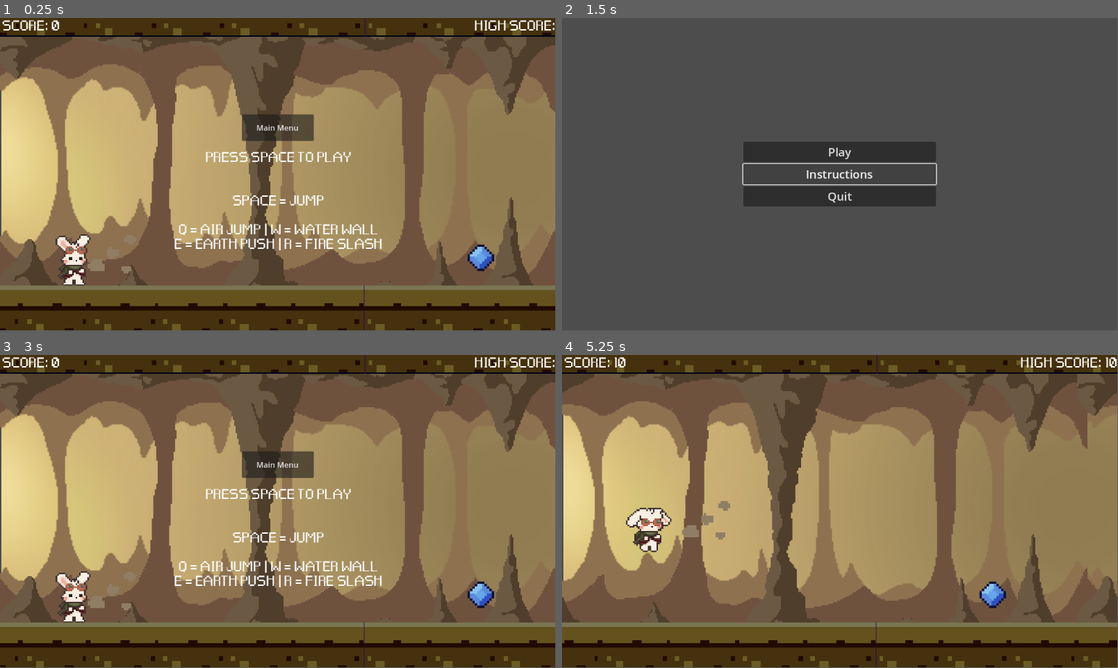
Above: before the commit, frames 1-4 (two rows, left to right).
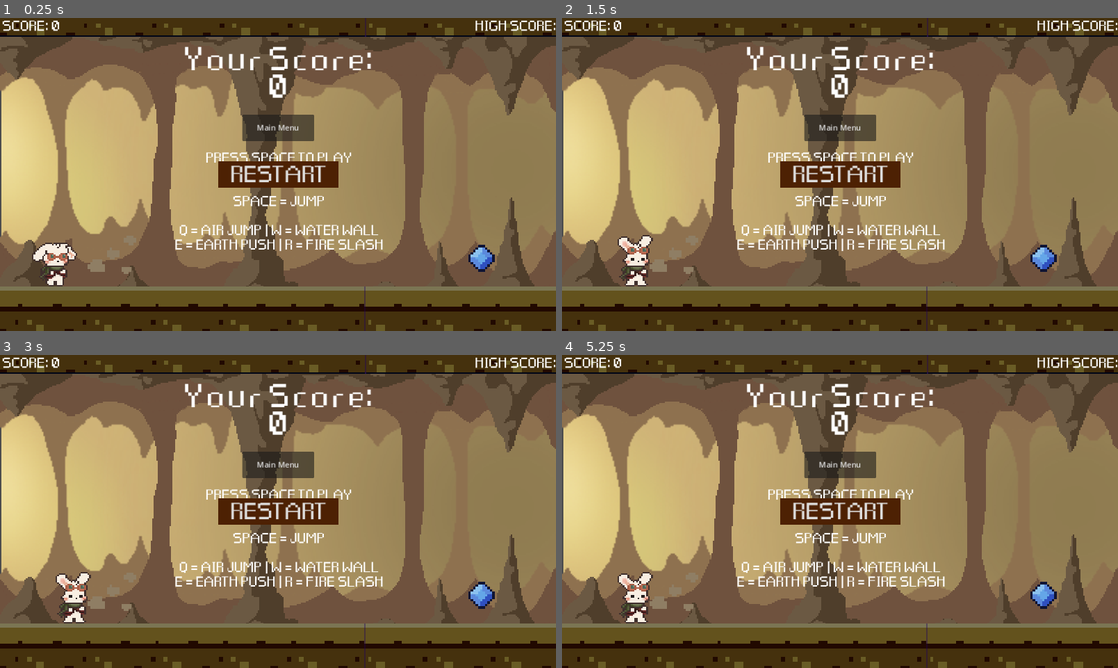
Above: after the commit, the same moments.

Repository: maryandrearv/the-elemental-path
Game: Godot game, scene res://scenes/main.tscn
Two runs of this game, one before a commit and one after it. Both use one fixed random seed, a clock stepped at 60 frames per second and the inputs below.
Inputs (mouse positions are in pixels of both pictures, inside the frame that each line leads up to):
- Up to frame 1 (0.25 s): no input
- Up to frame 2 (1.5 s): click (840, 127) at 0.5 s, where only the run before the commit has a clickable "Main Menu"; click (840, 174) at 1.25 s, where only the run after the commit has a clickable "RESTART"
- Up to frame 3 (3 s): click (278, 511) at 2 s, where only the run before the commit has a clickable "Instructions"; click (278, 489) at 2.75 s, where only the run before the commit has a clickable "Play"
- Up to frame 4 (5.25 s): click (840, 511) at 3.5 s, where only the run after the commit has a clickable "RESTART"; click (840, 511) at 4.25 s, where only the run after the commit has a clickable "RESTART"; tap Space at 5 s; hold Q (air) from 5.03 s (still down)
In our replay, the window is 799x449 before the commit and 800x450 after it. These sizes can differ from the game's own. Grey fills any space a smaller window leaves; there, only what the larger window draws over its background counts as a difference.

The runs differ from the first frame. In frame 1, 8.2% of the frame differs, in the area x 0-100%, y 0-100%; in frame 2, 99%; in frame 3, 7.3%; in frame 4, 41%.

Commit message:
added new menu page, game over sound effect, full screen scaling

Diff:
--- /dev/null
+++ b/runner/Tutorial.tscn
@@ -0,0 +1,21 @@
+[gd_scene load_steps=7 format=3 uid="uid://coalcw42gp1vj"]
+
+[ext_resource type="PackedScene" uid="uid://dxl3r78agmayq" path="res://scenes/background_music.tscn" id="1_im0xc"]
+[ext_resource type="Script" path="res://scenes/tutorial_scenes/tutorial.gd" id="1_yu8k2"]
+[ext_resource type="PackedScene" uid="uid://dho4c5ai7sf5c" path="res://scenes/background.tscn" id="2_5ohd4"]
+[ext_resource type="PackedScene" uid="uid://b4p11np75v5y1" path="res://scenes/ground.tscn" id="3_xkg1a"]
+[ext_resource type="PackedScene" uid="uid://l5lkp5yy3b20" path="res://scenes/Echo.tscn" id="4_br4bs"]
+[ext_resource type="Script" path="res://scenes/tutorial_scenes/tutorialecho.gd" id="5_i1o60"]
+
+[node name="Tutorial" type="Node2D"]
+script = ExtResource("1_yu8k2")
+
+[node name="BackgroundMusic" parent="." instance=ExtResource("1_im0xc")]
+
+[node name="background" parent="." instance=ExtResource("2_5ohd4")]
+
+[node name="TutorialEcho" parent="." instance=ExtResource("4_br4bs")]
+position = Vector2(130, 16)
+script = ExtResource("5_i1o60")
+
+[node name="StaticBody2D" parent="." instance=ExtResource("3_xkg1a")]
--- a/runner/main.gd
+++ b/runner/main.gd
@@ -1,6 +1,7 @@
 extends Node2D
 @onready var fire_animation: AnimatedSprite2D = $Fire
 @onready var vine_area: StaticBody2D = $Vine
+@onready var game_over_sound = $GameOverSound
 
 # preload obstacle scenes
 var rock_scene = preload("res://scenes/rock.tscn")
@@ -129,6 +130,7 @@
 
 # game over function that pauses game, shows scores, and allows you to restart
 func game_over():
+
 	check_high_score()
 	#reset hud and gameover screen
 	# Calculate the visible area based on the camera position
@@ -143,7 +145,7 @@
 			$GameOver.get_node("ScoreTitle").show()
 			$GameOver.get_node("ScoreCount").show()
 			$GameOver.get_node("ScoreCount").text = str(score / SCORE_MODIFIER)
-
+			game_over_sound.play()
 			print("game over")
 
 func generate_obs():
--- a/runner/project.godot
+++ b/runner/project.godot
@@ -26,7 +26,12 @@
 
 [display]
 
+window/stretch/mode="canvas_items"
 window/stretch/aspect="expand"
+
+[editor]
+
+movie_writer/movie_file="/Users/lyinmya/Desktop/School/GameProtoype/runner/scenes/tutorial_scenes/tutorial.avi"
 
 [input]
 
--- a/runner/scenes/Echo.tscn
+++ b/runner/scenes/Echo.tscn
@@ -261,7 +261,7 @@
 scale = Vector2(3.48953, 3.16)
 sprite_frames = SubResource("SpriteFrames_k886e")
 animation = &"jump"
-frame_progress = 0.335837
+frame_progress = 0.234541
 
 [node name="RunCol" type="CollisionShape2D" parent="."]
 position = Vector2(-12.25, 40)
--- a/runner/scenes/main.tscn
+++ b/runner/scenes/main.tscn
@@ -8,6 +8,7 @@
 [ext_resource type="PackedScene" uid="uid://dt73sqj2tpqkv" path="res://scenes/game_over.tscn" id="6_ku17w"]
 [ext_resource type="PackedScene" uid="uid://dc1gmpof73xp3" path="res://scenes/bgmusic.tscn" id="7_6i6id"]
 [ext_resource type="PackedScene" uid="uid://cydxp5fep4nu3" path="res://scenes/gem_stone_item.tscn" id="8_pf4yw"]
+[ext_resource type="AudioStream" uid="uid://c4u7qw8wlx6uj" path="res://audio/videogame-death-sound-43894.mp3" id="9_rvuo5"]
 
 [node name="main" type="Node2D"]
 script = ExtResource("1_pxb6o")
@@ -16,7 +17,7 @@
 
 [node name="Ground" parent="." instance=ExtResource("3_r477m")]
 z_index = 1
-position = Vector2(-630, -534)
+position = Vector2(-623, -529)
 scale = Vector2(2, 2)
 collision_layer = 3
 collision_mask = 3
@@ -45,3 +46,6 @@
 
 [node name="GemStoneItem" parent="." instance=ExtResource("8_pf4yw")]
 position = Vector2(1000, 500)
+
+[node name="GameOverSound" type="AudioStreamPlayer" parent="."]
+stream = ExtResource("9_rvuo5")
--- a/runner/scenes/menu.tscn
+++ b/runner/scenes/menu.tscn
@@ -1,6 +1,14 @@
-[gd_scene load_steps=2 format=3 uid="uid://cgi6f0enoto3q"]
+[gd_scene load_steps=7 format=3 uid="uid://cgi6f0enoto3q"]
 
 [ext_resource type="Script" path="res://scenes/menu.gd" id="1_1xpv3"]
+[ext_resource type="Texture2D" uid="uid://cxr0katdm2gks" path="res://scenes/tutorial_scenes/The Elemental Path.png" id="2_ky0t1"]
+[ext_resource type="FontFile" uid="uid://q0ryafcer5ri" path="res://assets/fonts/Pixeled.ttf" id="3_n7hup"]
+
+[sub_resource type="StyleBoxEmpty" id="StyleBoxEmpty_6ukk0"]
+
+[sub_resource type="StyleBoxEmpty" id="StyleBoxEmpty_twtnu"]
+
+[sub_resource type="StyleBoxEmpty" id="StyleBoxEmpty_58s7w"]
 
 [node name="Menu" type="Control"]
 layout_mode = 3
@@ -25,17 +33,23 @@
 position = Vector2(579, 131)
 scale = Vector2(0.448795, 0.433994)
 
+[node name="TheElementalPath" type="Sprite2D" parent="CanvasLayer"]
+position = Vector2(576, 324)
+scale = Vector2(0.84041, 0.835938)
+texture = ExtResource("2_ky0t1")
+
 [node name="MarginContainer" type="MarginContainer" parent="."]
+texture_filter = 1
 layout_mode = 1
 anchors_preset = 8
 anchor_left = 0.5
 anchor_top = 0.5
 anchor_right = 0.5
 anchor_bottom = 0.5
-offset_left = -200.0
-offset_top = -200.0
-offset_right = 200.0
-offset_bottom = 200.0
+offset_left = -462.0
+offset_top = -164.0
+offset_right = -62.0
+offset_bottom = 150.0
 grow_horizontal = 2
 grow_vertical = 2
 
@@ -43,25 +57,46 @@
 layout_mode = 2
 size_flags_vertical = 4
 
-[node name="Play" type="Button" parent="MarginContainer/VBoxContainer"]
+[node name="Quit" type="Button" parent="."]
+modulate = Color(0.305882, 0.172549, 0.027451, 1)
 texture_filter = 1
 layout_mode = 2
+offset_left = 105.0
+offset_top = 363.0
+offset_right = 505.0
+offset_bottom = 431.0
+theme_override_fonts/font = ExtResource("3_n7hup")
 theme_override_font_sizes/font_size = 24
-text = "Play"
-
-[node name="Instructions" type="Button" parent="MarginContainer/VBoxContainer"]
-texture_filter = 1
-layout_mode = 2
-theme_override_font_sizes/font_size = 24
-text = "Instructions"
-
-[node name="Quit" type="Button" parent="MarginContainer/VBoxContainer"]
-texture_filter = 1
-layout_mode = 2
-theme_override_font_sizes/font_size = 24
+theme_override_styles/normal = SubResource("StyleBoxEmpty_6ukk0")
 text = "Quit
 "
 
-[connection signal="pressed" from="MarginContainer/VBoxContainer/Play" to="." method="_on_play_pressed"]
-[connection signal="pressed" from="MarginContainer/VBoxContainer/Instructions" to="." method="_on_instructions_pressed"]
-[connection signal="pressed" from="MarginContainer/VBoxContainer/Quit" to="." method="_on_quit_pressed"]
+[node name="Instructions" type="Button" parent="."]
+modulate = Color(0.305882, 0.172549, 0.027451, 1)
+texture_filter = 1
+layout_mode = 2
+offset_left = 106.0
+offset_top = 289.0
+offset_right = 506.0
+offset_bottom = 357.0
+theme_override_fonts/font = ExtResource("3_n7hup")
+theme_override_font_sizes/font_size = 24
+theme_override_styles/normal = SubResource("StyleBoxEmpty_twtnu")
+text = "Instructions"
+
+[node name="Play" type="Button" parent="."]
+modulate = Color(0.304953, 0.173475, 0.025611, 1)
+texture_filter = 1
+layout_mode = 2
+offset_left = 105.0
+offset_top = 222.0
+offset_right = 505.0
+offset_bottom = 290.0
+theme_override_fonts/font = ExtResource("3_n7hup")
+theme_override_font_sizes/font_size = 24
+theme_override_styles/normal = SubResource("StyleBoxEmpty_58s7w")
+text = "Play"
+
+[connection signal="pressed" from="Quit" to="." method="_on_quit_pressed"]
+[connection signal="pressed" from="Instructions" to="." method="_on_instructions_pressed"]
+[connection signal="pressed" from="Play" to="." method="_on_play_pressed"]
--- /dev/null
+++ b/runner/scenes/tutorial_scenes/Instructions.tscn
@@ -0,0 +1,15 @@
+[gd_scene load_steps=2 format=3 uid="uid://b1evxy07plg1c"]
+
+[ext_resource type="Texture2D" uid="uid://cxr0katdm2gks" path="res://scenes/tutorial_scenes/The Elemental Path.png" id="1_4jupc"]
+
+[node name="Instructions" type="Node2D"]
+
+[node name="CanvasLayer" type="CanvasLayer" parent="."]
+
+[node name="VideoStreamPlayer" type="VideoStreamPlayer" parent="."]
+offset_right = 40.0
+offset_bottom = 40.0
+
+[node name="TheElementalPath" type="Sprite2D" parent="."]
+position = Vector2(446, 453)
+texture = ExtResource("1_4jupc")
Binary file added: runner/assets/fonts/Pixeled.ttf
Not shown, added: runner/assets/fonts/Pixeled.ttf.import
Not shown, added: runner/assets/fonts/videogame-death-sound-43894.mp3.import
Not shown, added: runner/audio/videogame-death-sound-43894.mp3.import
Not shown: 1 places in runner/scenes/main.tscn that only renumber resources
Binary file added: runner/scenes/tutorial_scenes/The Elemental Path.png
Not shown, added: runner/scenes/tutorial_scenes/The Elemental Path.png.import
Not shown, changed: runner/.DS_Store
Not shown, added: runner/assets/fonts/videogame-death-sound-43894.mp3
Not shown, added: runner/audio/videogame-death-sound-43894.mp3
Not shown, added: runner/scenes/.DS_Store
Not shown, added: runner/scenes/tutorial_scenes/Untitled design.mp4
(and 1 more such lines)
